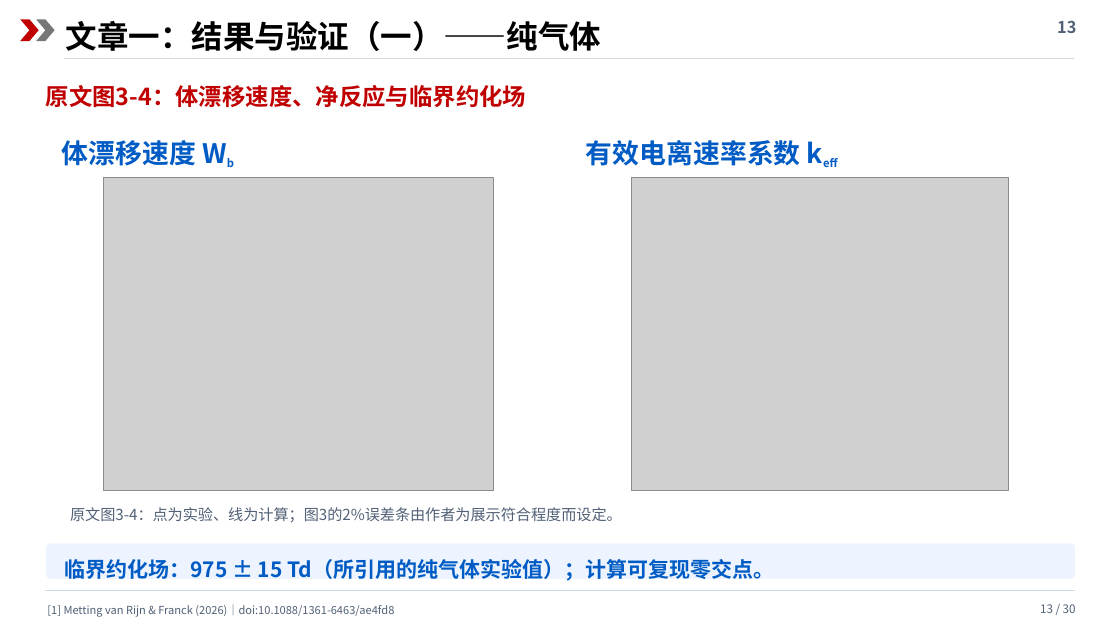
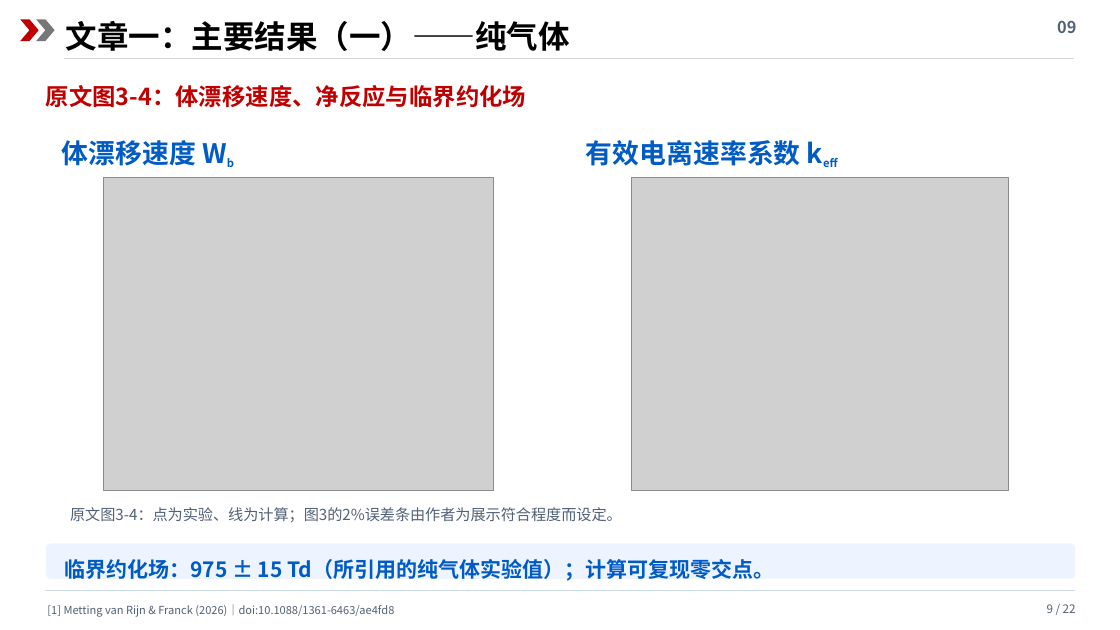
Before and after one commit to cass1223/cassbook, a slide deck: slide 9 of presentations/c4f7n/c4f7n_review.pptx (slide 13 before the commit). Drawn at 1120x630 pixels with LibreOffice and Linux fonts; fonts in the diff are those of the drawing; grey boxes stand for pictures. Boxes give left, top, right and bottom in pixels: in the first picture for what was removed or moved away, otherwise in the second. Text is boxed around its words. In the diff, an @@ line names an element or a change of style, - is before the commit and + after.

```diff
--- a/presentations/c4f7n/c4f7n_review.pptx
+++ b/presentations/c4f7n/c4f7n_review.pptx
@@ text at (x1=66, y1=21, x2=570, y2=51): text changed @@
-文章一：结果与验证（一）——纯气体
+文章一：主要结果（一）——纯气体
@@ text at (x1=1057, y1=20, x2=1076, y2=33): text changed @@
-13
+09
@@ text at (x1=1047, y1=604, x2=1076, y2=613): text changed @@
-13 / 30
+9 / 22
```
Also in this commit, not shown: 20 other slides changed, 1 slide added, 9 slides removed, 4 other files.
